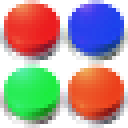
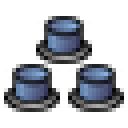
The second 128 × 128 image is a revision of the first. Changes to its layers:
renamed "Pasted Layer #4" to "Pasted Layer copy #1", painted on it over [64, 64, 128, 128]
renamed "Pasted Layer #3" to "Pasted Layer copy", painted on it over [0, 64, 64, 128]
renamed "Pasted Layer #2" to "Pasted Layer", painted on it over [36, 0, 128, 64]
removed layer "Pasted Layer #1" over [0, 0, 64, 64]
